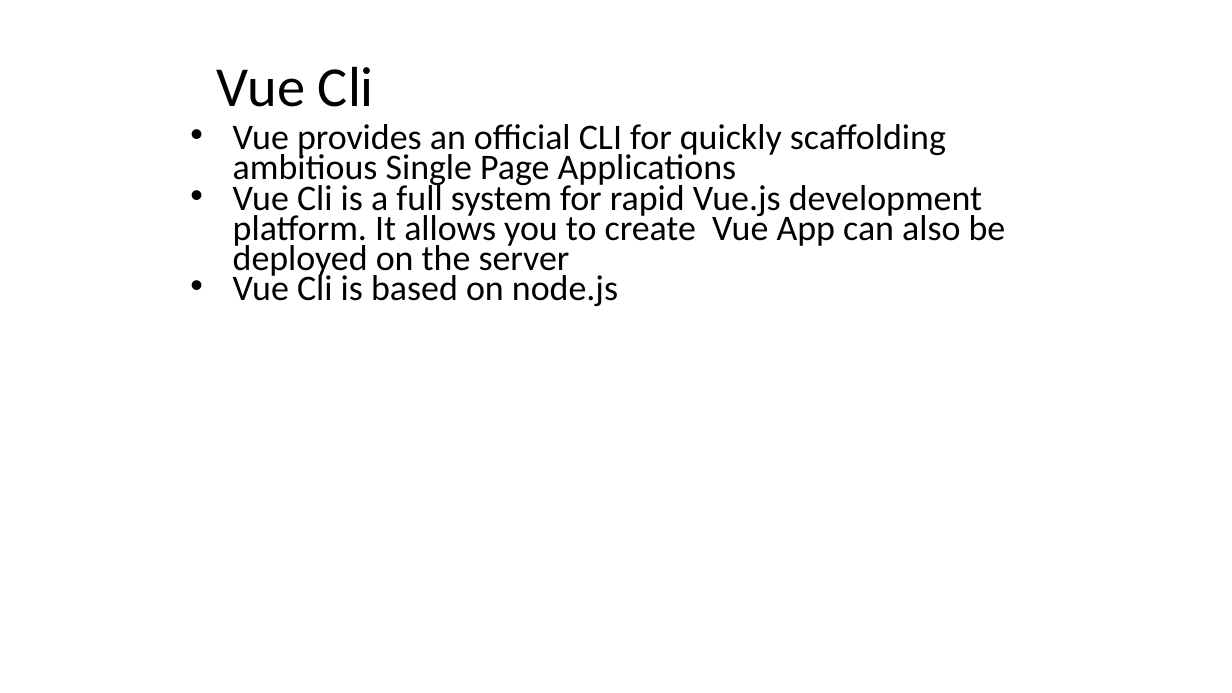
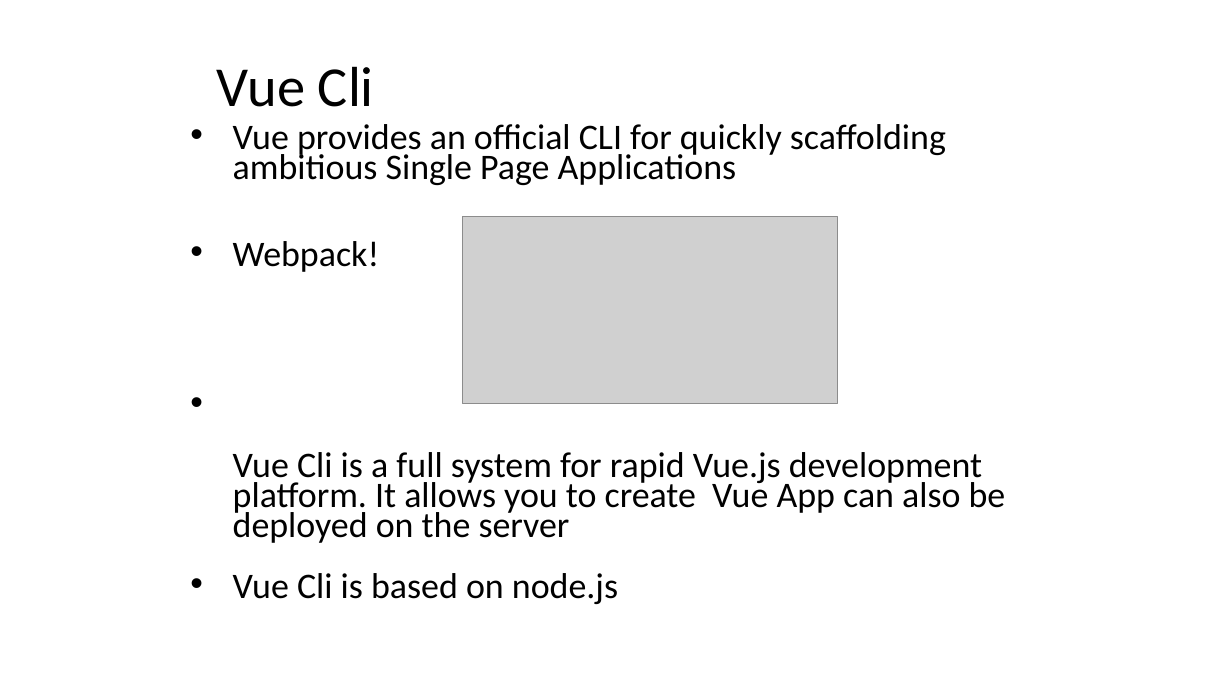
Before and after one commit to auzadventure/vue-advanced, a slide deck: slide 12 of Vue JS 102.pptx (slide 9 before the commit). Drawn at 1232x693 pixels with LibreOffice and Linux fonts; fonts in the diff are those of the drawing; grey boxes stand for pictures. Boxes give left, top, right and bottom in pixels: in the first picture for what was removed or moved away, otherwise in the second. Text is boxed around its words. In the diff, an @@ line names an element or a change of style, - is before the commit and + after.

```diff
--- a/Vue JS 102.pptx
+++ b/Vue JS 102.pptx
@@ picture added at [462,216,837,404] @@
@@ text at [233,241,379,272]: paragraph added @@
+• Webpack!
```
Also in this commit, not shown: 7 other slides changed, 4 slides added, 7 slides removed, 1 other file.
